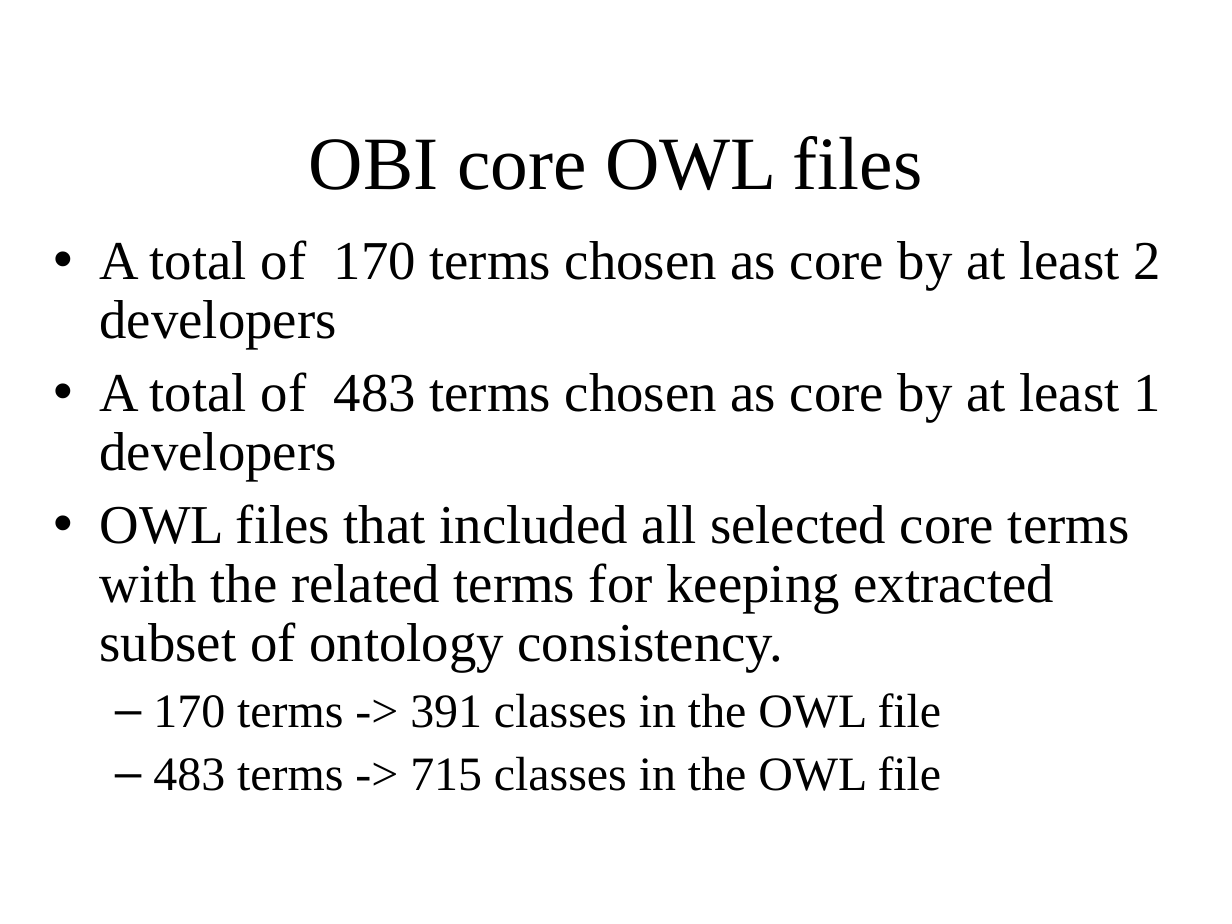
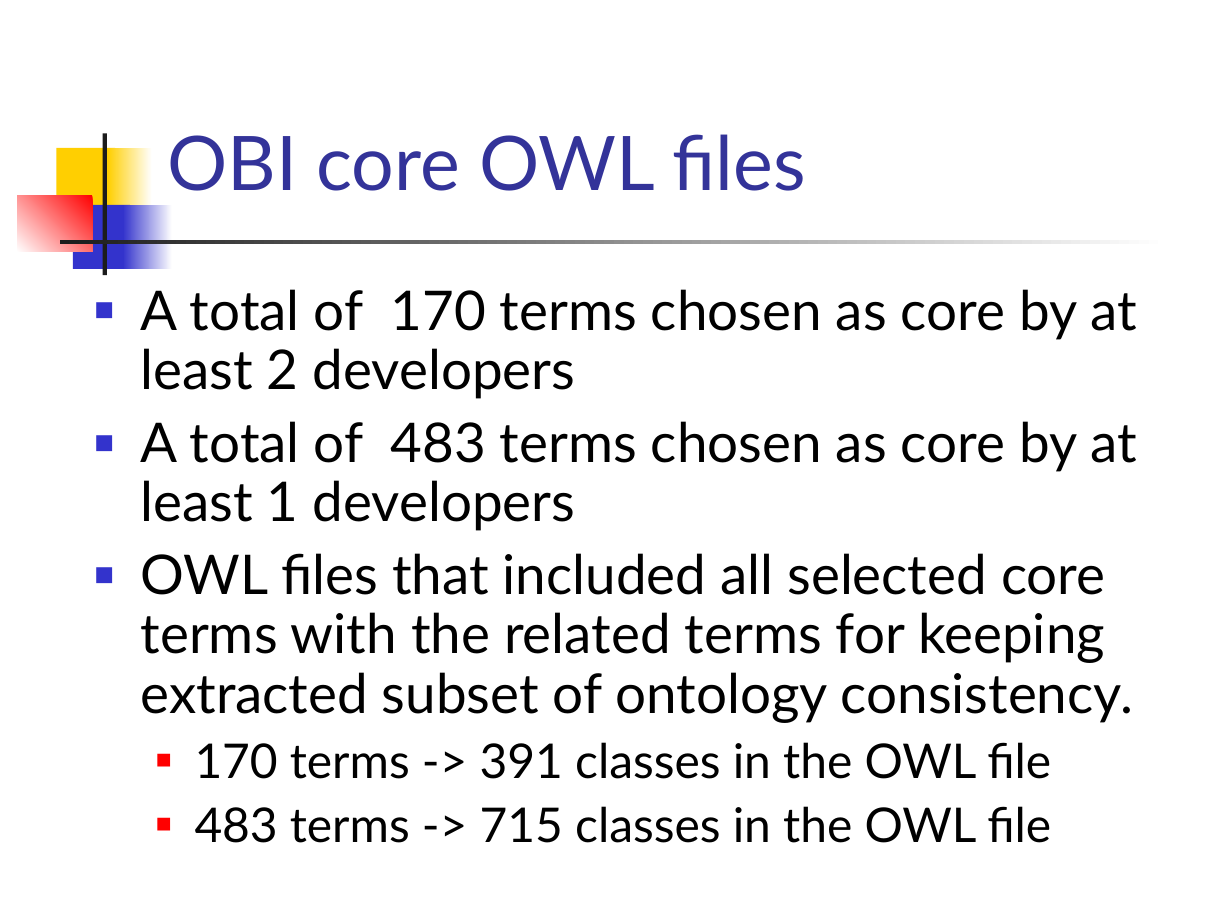
Before and after one commit to obi-ontology/obi-legacy-svn, a slide deck: slide 5 of trunk/docs/presentations/OBI workshop May 2012 Ann Arbor/OBI Core/OBI core.ppt. Drawn at 1232x924 pixels with LibreOffice and Linux fonts; fonts in the diff are those of the drawing. Boxes give left, top, right and bottom in pixels: in the first picture for what was removed or moved away, otherwise in the second. Text is boxed around its words. In the diff, an @@ line names an element or a change of style, - is before the commit and + after.

Commit message:
minor layout changes

```diff
--- a/trunk/docs/presentations/OBI workshop May 2012 Ann Arbor/OBI Core/OBI core.ppt
+++ b/trunk/docs/presentations/OBI workshop May 2012 Ann Arbor/OBI Core/OBI core.ppt
@@ title "OBI core OWL files" moved from (x1=309, y1=136, x2=922, y2=190) to (x1=167, y1=134, x2=806, y2=191) @@
@@ title "OBI core OWL files" at (x1=167, y1=134, x2=806, y2=191): font Times New Roman to Lato, text colour #000000 to #333399; alignment centre to left @@
@@ rectangle added at (x1=57, y1=148, x2=116, y2=212), fill #FFCF01 @@
@@ rectangle added at (x1=102, y1=133, x2=106, y2=275), fill #1C1C1C @@
@@ rectangle added at (x1=108, y1=148, x2=153, y2=212), fill gradient #FFFFFF to #FFCF01 @@
@@ rectangle added at (x1=17, y1=195, x2=92, y2=251), fill gradient #FF0000 to #FFFFFF @@
@@ rectangle added at (x1=73, y1=205, x2=129, y2=269), fill #3333CC @@
@@ rectangle added at (x1=123, y1=205, x2=172, y2=269), fill gradient #FFFFFF to #3333CC @@
@@ rectangle added at (x1=59, y1=240, x2=1168, y2=244), fill gradient #FFFFFF to #1C1C1C @@
@@ text "A total of 170 terms ..." moved from (x1=100, y1=240, x2=1160, y2=791) to (x1=141, y1=289, x2=1136, y2=843) @@
@@ text "A total of 170 terms ..." at (x1=141, y1=289, x2=1136, y2=843): font Times New Roman to Lato; bullet • to ■; bullet colour #000000 to #3333CC; bullet – to ■; bullet colour #000000 to #FF0000 @@
```
Also in this commit, not shown: 7 other slides changed.
